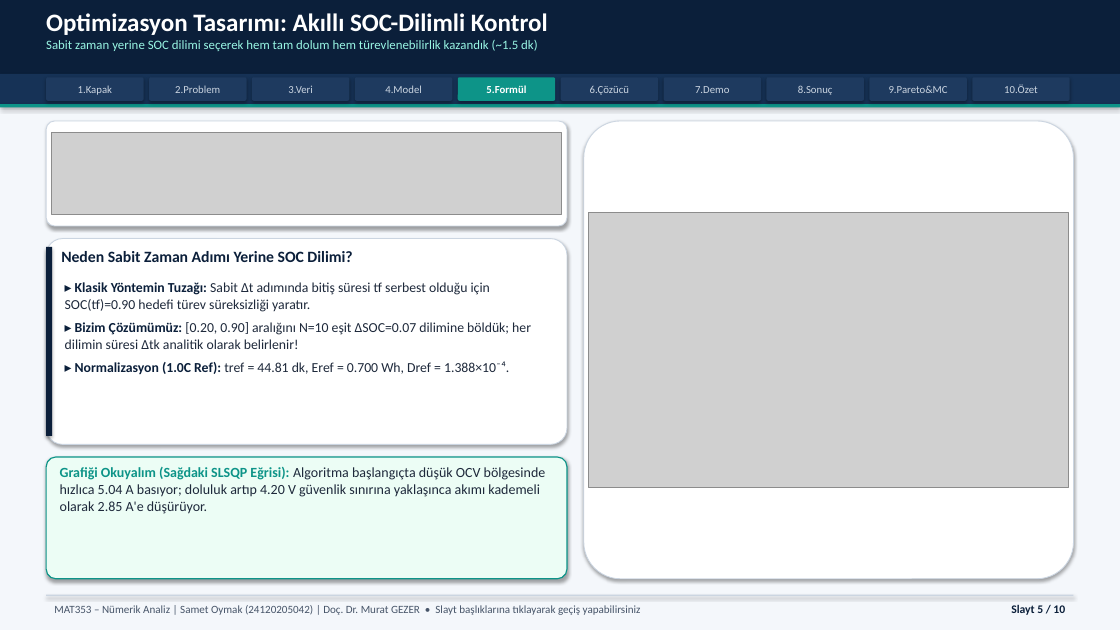
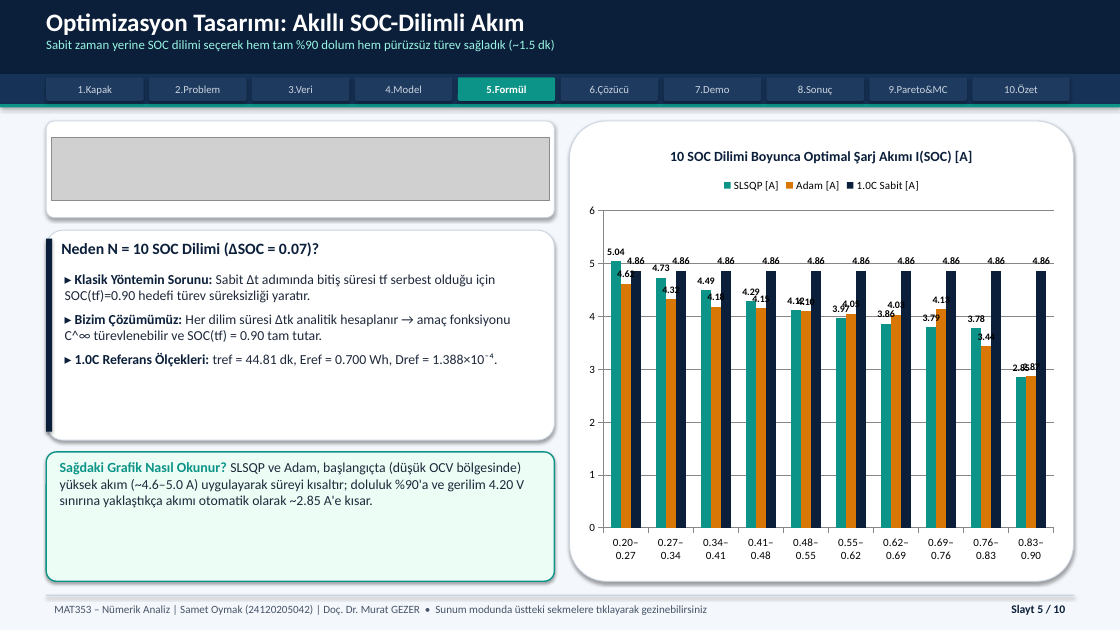
Before and after one commit to Sametoymak99/EV-Battery-Optimization, a slide deck: slide 5 of presentation/slides/MAT353_Sunum_Samet_Oymak.pptx. Drawn at 1120x630 pixels with LibreOffice and Linux fonts; fonts in the diff are those of the drawing; grey boxes stand for pictures. Boxes give left, top, right and bottom in pixels: in the first picture for what was removed or moved away, otherwise in the second. Text is boxed around its words. In the diff, an @@ line names an element or a change of style, - is before the commit and + after.

Commit message:
Remove HTML deck and upgrade native interactive PowerPoint (.pptx) with live charts and vector diagrams

```diff
--- a/presentation/slides/MAT353_Sunum_Samet_Oymak.pptx
+++ b/presentation/slides/MAT353_Sunum_Samet_Oymak.pptx
@@ text at (x1=46, y1=13, x2=554, y2=51): text changed @@
-Optimizasyon Tasarımı: Akıllı SOC-Dilimli Kontrol
-Sabit zaman yerine SOC dilimi seçerek hem tam dolum hem türevlenebilirlik kazandık (~1.5 dk)
+Optimizasyon Tasarımı: Akıllı SOC-Dilimli Akım
+Sabit zaman yerine SOC dilimi seçerek hem tam %90 dolum hem pürüzsüz türev sağladık (~1.5 dk)
@@ rounded rectangle resized from (x1=46, y1=121, x2=567, y2=226) to (x1=46, y1=121, x2=555, y2=218) @@
@@ picture resized from (x1=51, y1=133, x2=562, y2=214) to (x1=51, y1=138, x2=549, y2=201) @@
@@ rounded rectangle resized from (x1=584, y1=121, x2=1074, y2=579) to (x1=570, y1=121, x2=1074, y2=581) @@
@@ column chart added at (x1=580, y1=131, x2=1064, y2=571) @@
+title "10 SOC Dilimi Boyunca Optimal Şarj Akımı I(SOC) [A]"
+categories: 0.20–0.27, 0.27–0.34, 0.34–0.41, 0.41–0.48, 0.48–0.55, 0.55–0.62, 0.62–0.69, 0.69–0.76, 0.76–0.83, 0.83–0.90
+SLSQP [A]: 5.04, 4.73, 4.49, 4.29, 4.12, 3.97, 3.86, 3.79, 3.78, 2.85
+Adam [A]: 4.62, 4.32, 4.18, 4.15, 4.1, 4.05, 4.03, 4.13, 3.44, 2.87
+1.0C Sabit [A]: 4.86, 4.86, 4.86, 4.86, 4.86, 4.86, 4.86, 4.86, 4.86, 4.86
@@ rectangle resized from (x1=46, y1=247, x2=52, y2=436) to (x1=46, y1=239, x2=52, y2=432) @@
@@ rounded rectangle resized from (x1=46, y1=239, x2=567, y2=444) to (x1=46, y1=230, x2=555, y2=440) @@
@@ picture removed at (x1=589, y1=212, x2=1069, y2=487) @@
@@ text at (x1=61, y1=242, x2=319, y2=256): text changed @@
-Neden Sabit Zaman Adımı Yerine SOC Dilimi?
+Neden N = 10 SOC Dilimi (ΔSOC = 0.07)?
@@ text at (x1=65, y1=274, x2=511, y2=367): text changed @@
-▸ Klasik Yöntemin Tuzağı: Sabit Δt adımında bitiş süresi tf serbest olduğu için SOC(tf)=0.90 hedefi türev süreksizliği yaratır.
-▸ Bizim Çözümümüz: [0.20, 0.90] aralığını N=10 eşit ΔSOC=0.07 dilimine böldük; her dilimin süresi Δtk analitik olarak belirlenir!
-▸ Normalizasyon (1.0C Ref): tref = 44.81 dk, Eref = 0.700 Wh, Dref = 1.388×10⁻⁴.
+▸ Klasik Yöntemin Sorunu: Sabit Δt adımında bitiş süresi tf serbest olduğu için SOC(tf)=0.90 hedefi türev süreksizliği yaratır.
+▸ Bizim Çözümümüz: Her dilim süresi Δtk analitik hesaplanır → amaç fonksiyonu C^∞ türevlenebilir ve SOC(tf) = 0.90 tam tutar.
+▸ 1.0C Referans Ölçekleri: tref = 44.81 dk, Eref = 0.700 Wh, Dref = 1.388×10⁻⁴.
@@ rounded rectangle resized from (x1=46, y1=457, x2=567, y2=579) to (x1=46, y1=452, x2=555, y2=581) @@
@@ rounded rectangle at (x1=46, y1=452, x2=555, y2=581): outline #0D9488 1 pt to #0D9488 1.2 pt @@
@@ text at (x1=60, y1=462, x2=524, y2=508): text changed; size 12 to 11.8 pt @@
-Grafiği Okuyalım (Sağdaki SLSQP Eğrisi): Algoritma başlangıçta düşük OCV bölgesinde hızlıca 5.04 A basıyor; doluluk artıp 4.20 V güvenlik sınırına yaklaşınca akımı kademeli olarak 2.85 A'e düşürüyor.
+Sağdaki Grafik Nasıl Okunur? SLSQP ve Adam, başlangıçta (düşük OCV bölgesinde) yüksek akım (~4.6–5.0 A) uygulayarak süreyi kısaltır; doluluk %90'a ve gerilim 4.20 V sınırına yaklaştıkça akımı otomatik olarak ~2.85 A'e kısar.
@@ text at (x1=54, y1=605, x2=707, y2=615): text changed @@
-MAT353 – Nümerik Analiz | Samet Oymak (24120205042) | Doç. Dr. Murat GEZER • Slayt başlıklarına tıklayarak geçiş yapabilirsiniz
+MAT353 – Nümerik Analiz | Samet Oymak (24120205042) | Doç. Dr. Murat GEZER • Sunum modunda üstteki sekmelere tıklayarak gezinebilirsiniz
```
Also in this commit, not shown: 9 other slides changed, 1 other file.
